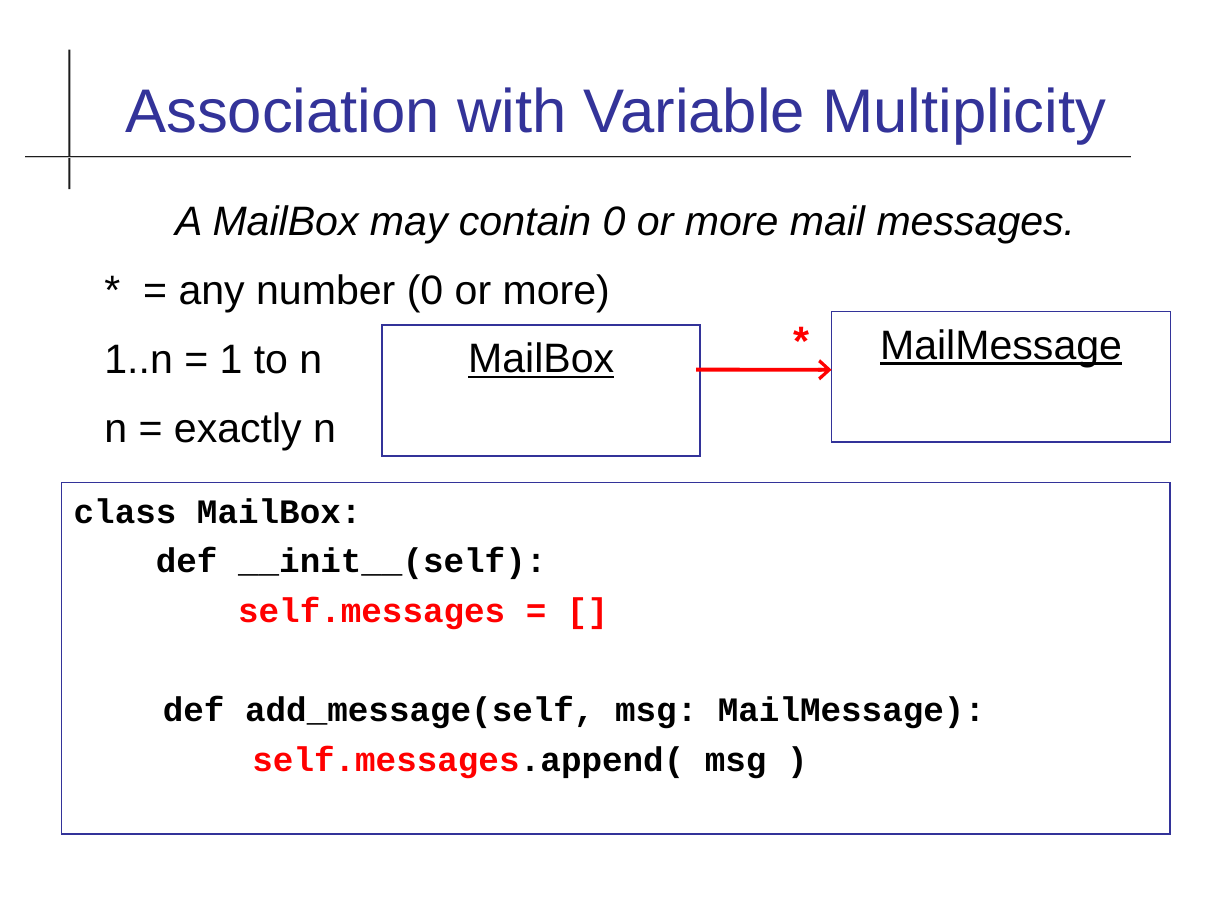
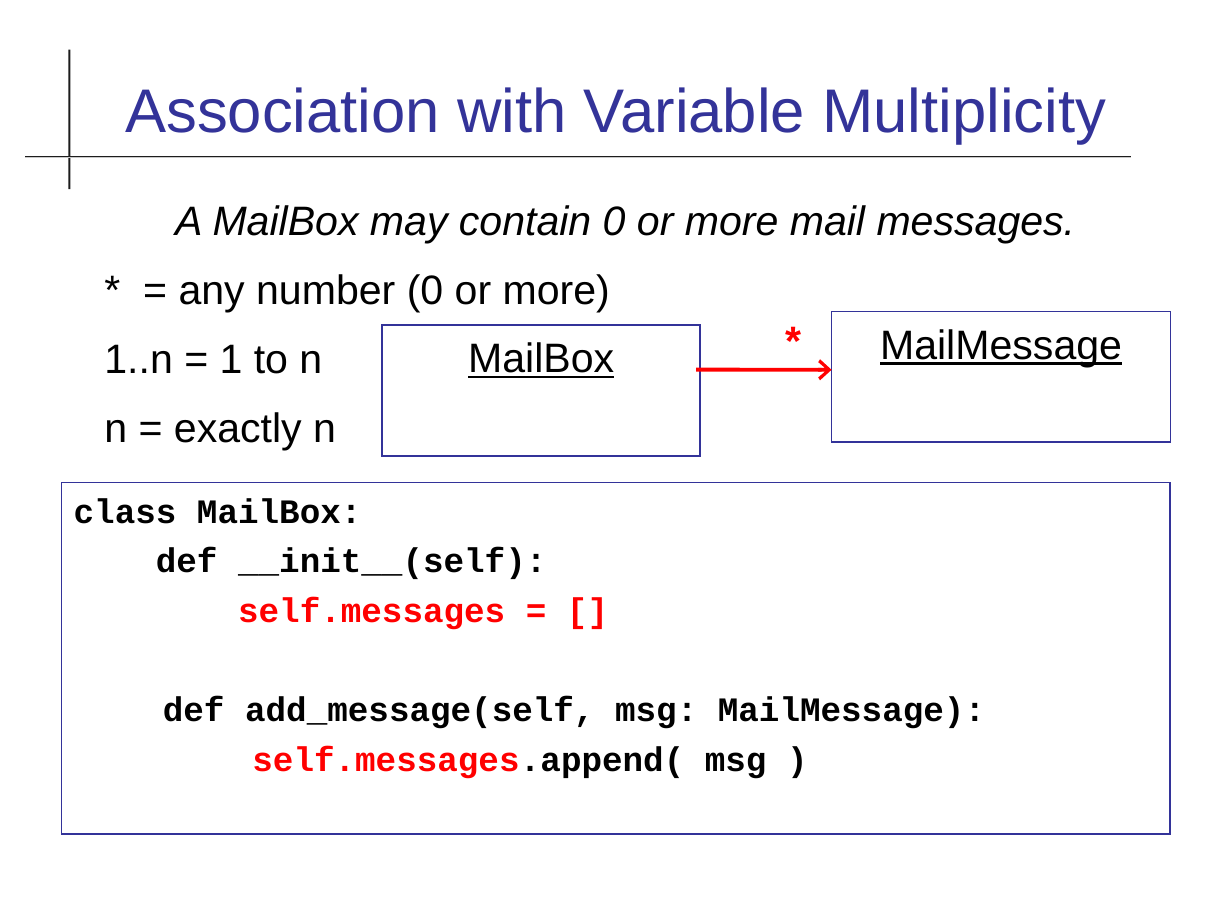
Before and after one commit to cpske/ISP, a slide deck: slide 22 of uml/UML-Class-Diagram.odp (slide 20 before the commit). Drawn at 1232x924 pixels with LibreOffice and Linux fonts; fonts in the diff are those of the drawing. Boxes give left, top, right and bottom in pixels: in the first picture for what was removed or moved away, otherwise in the second. Text is boxed around its words. In the diff, an @@ line names an element or a change of style, - is before the commit and + after.

```diff
--- a/uml/UML-Class-Diagram.odp
+++ b/uml/UML-Class-Diagram.odp
@@ text "*": place and size @@
-text "*" at (718, 308, 821, 370)
+text "*" at (711, 308, 813, 370)
```
Also in this commit, not shown: 8 other slides changed, 2 slides added, 1 other file.
